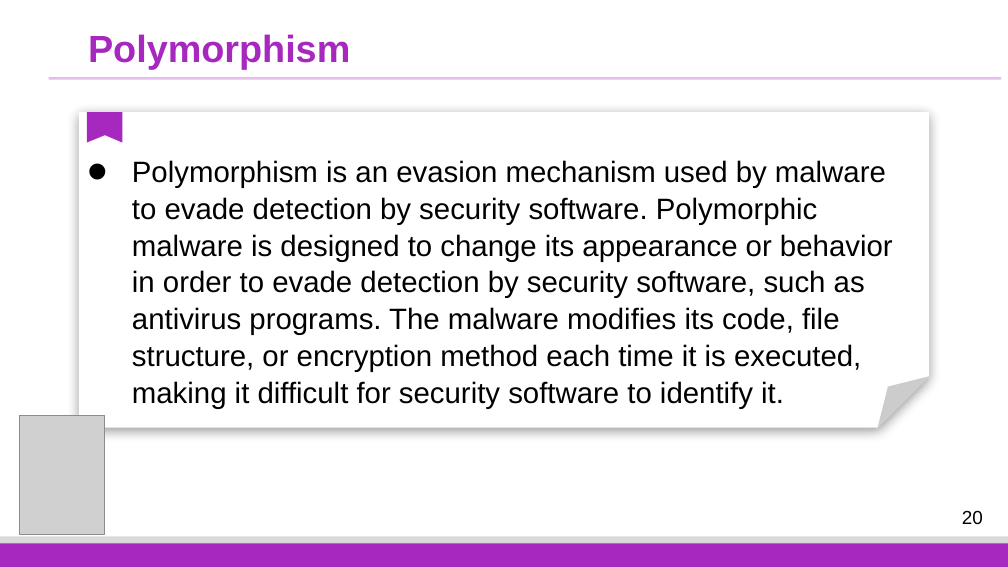
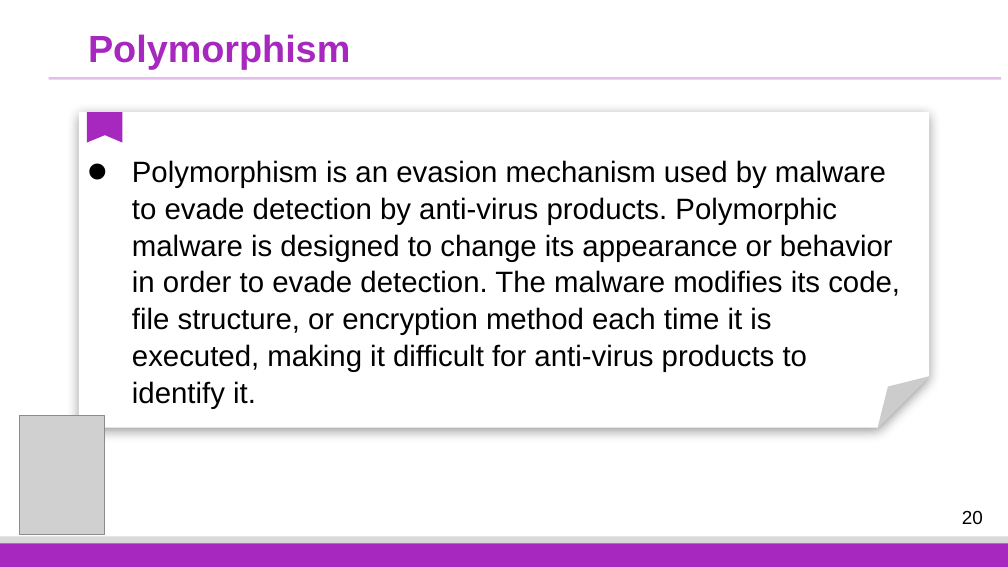
Before and after one commit to fangtian-zhong/fangtian-zhong.github.io, a slide deck: slide 20 of assets/slides/CSCI_591_Malicious_Code_Analysis_12.pptx. Drawn at 1008x567 pixels with LibreOffice and Linux fonts; fonts in the diff are those of the drawing; grey boxes stand for pictures; background and template pictures are left out. Boxes give left, top, right and bottom in pixels: in the first picture for what was removed or moved away, otherwise in the second. Text is boxed around its words. In the diff, an @@ line names an element or a change of style, - is before the commit and + after.

```diff
--- a/assets/slides/CSCI_591_Malicious_Code_Analysis_12.pptx
+++ b/assets/slides/CSCI_591_Malicious_Code_Analysis_12.pptx
@@ text at box(132, 160, 900, 408): text changed @@
-• Polymorphism is an evasion mechanism used by malware to evade detection by security software. Polymorphic malware is designed to change its appearance or behavior in order to evade detection by security software, such as antivirus programs. The malware modifies its code, file structure, or encryption method each time it is executed, making it difficult for security software to identify it.
+• Polymorphism is an evasion mechanism used by malware to evade detection by anti-virus products. Polymorphic malware is designed to change its appearance or behavior in order to evade detection. The malware modifies its code, file structure, or encryption method each time it is executed, making it difficult for anti-virus products to identify it.
```
Also in this commit, not shown: 10 other slides changed.
